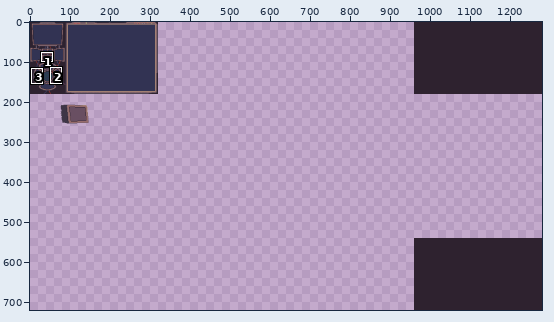
Pixel-art file: dev_content/Planning.aseprite. The picture above shows the old version from afar; the outline marks the close-up.
Close-up. The starting point:
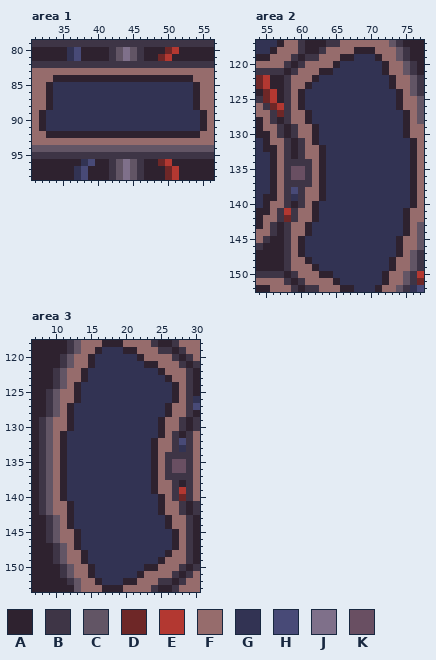
1280x720 pixels, 1 frame. Shown: area 1: x 31..56, y 79..98; area 2: x 54..77, y 117..152; area 3: x 7..30, y 118..153. The commit also changed other parts of the picture, which this record leaves out.
Visible layers, top first: "Group 1/UI", "Group 1/Wires", "Background".
Palette (. is transparent): A #2e222f  B #3e3546  C #625565  D #6e2727  E #b33831  F #966c6c  G #323353  H #484a77  J #7f708a  K #694f62
Pixels before, area 1, first column x 31:
79 BBBBBBBBBBBBBBBBBBBBBBBBBB
80 AAAAAGHAAAABCJCBAAADEAAAAA
81 AAAAAGHAAAABCJCBAADEAAAAAA
82 BBBBBBBBBBBBBBBBBBBBBBBBBB
83 FFFFFFFFFFFFFFFFFFFFFFFFFF
84 FFFAAAAAAAAAAAAAAAAAAAAFFF
85 FFAGGGGGGGGGGGGGGGGGGGGAFF
86 FFAGGGGGGGGGGGGGGGGGGGGAFF
87 FFAGGGGGGGGGGGGGGGGGGGGAFF
88 FFAGGGGGGGGGGGGGGGGGGGGAFF
89 FAGGGGGGGGGGGGGGGGGGGGGGAF
90 FAGGGGGGGGGGGGGGGGGGGGGGAF
91 FAGGGGGGGGGGGGGGGGGGGGGGAF
92 FFAAAAAAAAAAAAAAAAAAAAAAFF
93 FFFFFFFFFFFFFFFFFFFFFFFFFF
94 CCCCCCCCCCCCCCCCCCCCCCCCCC
95 BBBBBBBBBBBBBBBBBBBBBBBBBB
96 AAAAAAAGHAABCJCBAADEAAAAAA
97 AAAAAAGHAAABCJCBAAADEAAAAA
98 AAAAAAGHAAABCJCBAAADEAAAAA
Pixels before, area 2, first column x 54:
117 GGGAFFBAAABBFFFFFFFCBAAA
118 GGAFFFBAABFFFFAAAFFFCBAA
119 AAFFFBABBFFFAAGGGAFFCBAA
120 FFFFBABFFFFAGGGGGGAFFCBA
121 BBBBABFFFAAGGGGGGGAFFCBA
122 DEAABFFFAGGGGGGGGGGAFFCB
123 DEAABFFAGGGGGGGGGGGAFFCB
124 ADEABFAGGGGGGGGGGGGGAFCB
125 BDEABFAGGGGGGGGGGGGGAFFC
126 FBDEBFAGGGGGGGGGGGGGAFFC
127 FFBDBFFAGGGGGGGGGGGGGAFC
128 AFBABFFAGGGGGGGGGGGGGAFC
129 AFFBABFFAGGGGGGGGGGGGAFF
130 AAFBABFFAGGGGGGGGGGGGAFF
131 GAFFBABFAGGGGGGGGGGGGGAF
132 GAAFBABFFAGGGGGGGGGGGGAF
133 GGAFBABFFAGGGGGGGGGGGGAF
134 GGAFBBBBFAGGGGGGGGGGGGAF
135 GGAFBKKBFAGGGGGGGGGGGGAF
136 GGAFBKKBFAGGGGGGGGGGGGAF
137 GGAFBBBBFAGGGGGGGGGGGGAF
138 GGAFBHBFFAGGGGGGGGGGGGAF
139 GAAFBGBFFAGGGGGGGGGGGGAF
140 GAFFBABFAGGGGGGGGGGGGGAF
141 AAFBEBFFAGGGGGGGGGGGGAFF
142 AFFBDBFFAGGGGGGGGGGGGAFF
143 AFBABFFAGGGGGGGGGGGGGAFC
144 FFBABFFAGGGGGGGGGGGGGAFC
145 FBAABFAGGGGGGGGGGGGGAFFC
146 BAAABFAGGGGGGGGGGGGGAFFC
147 AAAABFAGGGGGGGGGGGGGAFCB
148 AAAABFFAGGGGGGGGGGGAFFCB
149 AAAABFFFAGGGGGGGGGGAFFCB
150 BBBBABFFFAAGGGGGGGAFFCBE
151 FFFFBABFFFFAGGGGGGAFFCBD
152 AAFFFBABBFFFAAGGGAFFCBGH
Pixels before, area 3, first column x 7:
118 AAAAABCFFFAAAFFFFBAABFFF
119 AAAAABCFFAGGGAAFFFBBABFF
120 AAAABCFFAGGGGGGAFFFFBABF
121 AAAABCFFAGGGGGGGAAFFFBAB
122 AAABCFFAGGGGGGGGGGAFFFBA
123 AAABCFFAGGGGGGGGGGGAFFBA
124 AAABCFAGGGGGGGGGGGGGAFBA
125 AABCFFAGGGGGGGGGGGGGAFBA
126 AABCFFAGGGGGGGGGGGGGAFBG
127 AABCFAGGGGGGGGGGGGGAFFBH
128 AABCFAGGGGGGGGGGGGGAFFBA
129 ABCFFAGGGGGGGGGGGGAFFBAB
130 ABCFFAGGGGGGGGGGGGAFFBAB
131 ABCFAGGGGGGGGGGGGGAFBABF
132 ABCFAGGGGGGGGGGGGAFFBHBF
133 ABCFAGGGGGGGGGGGGAFFBGBF
134 ABCFAGGGGGGGGGGGGAFBBBBF
135 ABCFAGGGGGGGGGGGGAFBKKBF
136 ABCFAGGGGGGGGGGGGAFBKKBF
137 ABCFAGGGGGGGGGGGGAFBBBBF
138 ABCFAGGGGGGGGGGGGAFFBABF
139 ABCFAGGGGGGGGGGGGAFFBEBF
140 ABCFAGGGGGGGGGGGGGAFBDBF
141 ABCFFAGGGGGGGGGGGGAFFBAB
142 ABCFFAGGGGGGGGGGGGAFFBAB
143 AABCFAGGGGGGGGGGGGGAFFBA
144 AABCFAGGGGGGGGGGGGGAFFBA
145 AABCFFAGGGGGGGGGGGGGAFBA
146 AABCFFAGGGGGGGGGGGGGAFBA
147 AAABCFAGGGGGGGGGGGGGAFBA
148 AAABCFFAGGGGGGGGGGGAFFBA
149 AAABCFFAGGGGGGGGGGAFFFBA
150 AAAABCFFAGGGGGGGAAFFFBAB
151 AAAABCFFAGGGGGGAFFFFBABF
152 AAAAABCFFAGGGAAFFFBBABFF
153 AAAAAACFFFAAAFFFFBAABFFF
The result:
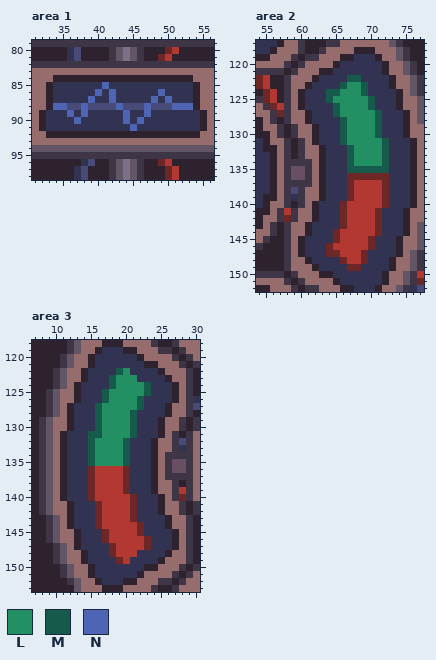
Colours new in this view: L #239063  M #165a4c  N #4d65b4
The exact change:
layer "Group 1/objects" now shown
Area 1, layer "Group 1/objects":
Colour G becomes colour H in row 88 at x 36 to 37, 39 to 42, 44 to 46 and 48 to 50.
Colour G becomes colour N in row 85 at x 41; in row 86 at x 40, 42 and 49; in row 87 at x 39, 42, 48 and 50; in row 88 at x 34 to 35, 38, 43, 47 and 51 to 53; in row 89 at x 36, 38, 44 and 47; in row 90 at x 37, 44 and 46.
Colour G becomes colour N in row 91 at x 45.
Area 2, layer "Group 1/objects":
Colour G becomes colour D in row 136 at x 67 to 72; in rows 137 to 139 at x 67 and 72; in row 140 at x 66 and 72; in rows 141 to 143 at x 66 and 71; in row 144 at x 65 and 71; in row 145 at x 65 and 70.
Colour G becomes colour D in row 146 at x 64 and 70; in row 147 at x 64 to 65 and 69; in row 148 at x 66 and 69; in row 149 at x 67 to 68.
Colour G becomes colour E in rows 137 to 139 at x 68 to 71; in row 140 at x 67 to 71; in rows 141 to 143 at x 67 to 70; in row 144 at x 66 to 70; in row 145 at x 66 to 69; in row 146 at x 65 to 69.
Colour G becomes colour E in row 147 at x 66 to 68; in row 148 at x 67 to 68.
Colour G becomes colour L in row 123 at x 67 to 68; in row 124 at x 66 to 68; in row 125 at x 65 to 69; in row 126 at x 66 to 69; in row 127 at x 66 to 70; in rows 128 to 130 at x 67 to 70.
Colour G becomes colour L in row 131 at x 67 to 71; in rows 132 to 134 at x 68 to 71.
Colour G becomes colour M in row 122 at x 67 to 68; in row 123 at x 66 and 69; in row 124 at x 64 to 65 and 69; in row 125 at x 64 and 70; in row 126 at x 65 and 70; in row 127 at x 65 and 71.
Colour G becomes colour M in rows 128 to 130 at x 66 and 71; in row 131 at x 66 and 72; in rows 132 to 134 at x 67 and 72; in row 135 at x 67 to 72.
Area 3, layer "Group 1/objects":
Colour G becomes colour D in rows 136 to 139 at x 15 and 20; in row 140 at x 15 and 21; in rows 141 to 143 at x 16 and 21; in row 144 at x 16 and 22; in row 145 at x 17 and 22; in row 146 at x 17 and 23.
Colour G becomes colour D in row 147 at x 18 and 23; in row 148 at x 18; in row 149 at x 19.
Colour G becomes colour E in rows 136 to 139 at x 16 to 19; in row 140 at x 16 to 20; in rows 141 to 143 at x 17 to 20; in row 144 at x 17 to 21; in row 145 at x 18 to 21; in row 146 at x 18 to 22.
Colour G becomes colour E in row 147 at x 19 to 22; in row 148 at x 19 to 21; in row 149 at x 20.
Colour G becomes colour L in row 122 at x 20; in row 123 at x 19 to 21; in row 124 at x 19 to 22; in row 125 at x 18 to 22; in row 126 at x 18 to 21; in row 127 at x 17 to 21.
Colour G becomes colour L in rows 128 to 131 at x 17 to 20; in rows 132 to 135 at x 16 to 19.
Colour G becomes colour M in row 122 at x 19; in row 123 at x 18; in row 124 at x 18 and 23; in row 125 at x 17 and 23; in row 126 at x 17 and 22; in row 127 at x 16 and 22.
Colour G becomes colour M in rows 128 to 130 at x 16 and 21; in row 131 at x 15 to 16 and 21; in rows 132 to 135 at x 15 and 20.
Boxes around the changes in both close-ups, in picture pixels (x1, y1, x2, y2):
changed: (53, 82, 193, 131)
changed: (326, 75, 389, 271)
changed: (88, 368, 151, 564)
